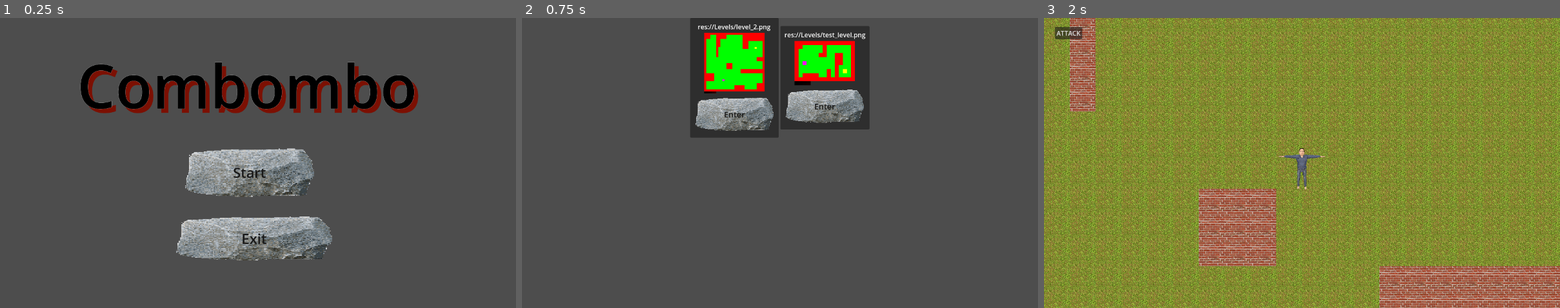
Above: before the commit, frames 1-3 (left to right).
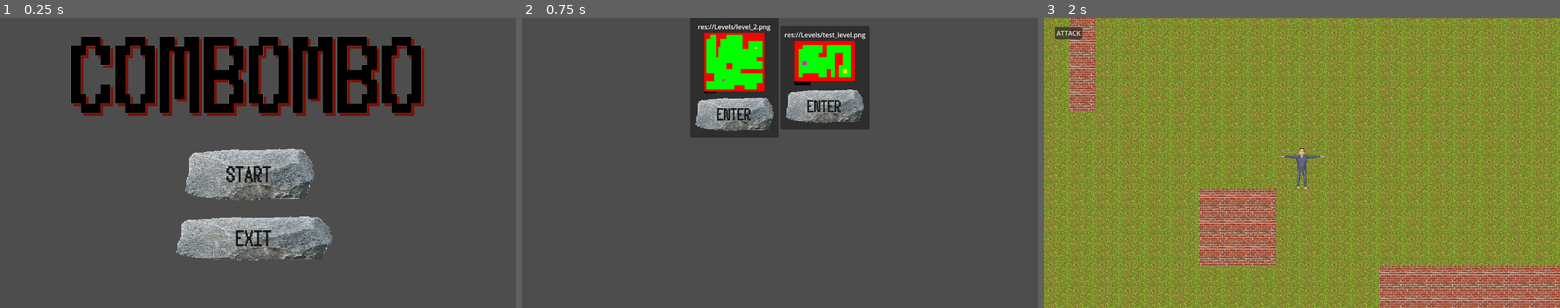
Above: after the commit, the same moments.

Repository: MaxWesterlund/Combombo
Game: Godot game, scene res://Scenes/Menus/Menu.tscn
Two runs of this game, one before a commit and one after it. Both use one fixed random seed, a clock stepped at 60 frames per second and the inputs below.
Inputs (mouse positions are in pixels of both pictures, inside the frame that each line leads up to; where the layout moved, square brackets give the same spot in the first picture):
- Up to frame 1 (0.25 s): no input
- Up to frame 2 (0.75 s): click (769, 174) [769, 171] at 0.5 s
- Up to frame 3 (2 s): click (1255, 113) at 1.27 s

The runs differ from the first frame. In frame 1, 15% of the frame differs, in the area x 13-83%, y 6-79%; in frame 2, 0.3%; in frame 3, nothing differs.

Commit message:
font

Diff:
--- a/Scenes/Menus/Button.tscn
+++ b/Scenes/Menus/Button.tscn
@@ -1,8 +1,9 @@
-[gd_scene load_steps=4 format=3 uid="uid://6ejmjpdq8ddv"]
+[gd_scene load_steps=5 format=3 uid="uid://6ejmjpdq8ddv"]
 
 [ext_resource type="Texture2D" uid="uid://d4qpqdxl6wyq" path="res://Sprites/button.png" id="1_k7cyy"]
 [ext_resource type="Texture2D" uid="uid://bhxx0qcilv4pf" path="res://Sprites/button_pressed.png" id="2_r7nyh"]
 [ext_resource type="Texture2D" uid="uid://c4htluor4srqk" path="res://Sprites/button_hover.png" id="3_lhiuh"]
+[ext_resource type="FontFile" uid="uid://ucbily7xel7e" path="res://Fonts/5Recieptprint.ttf" id="4_widl1"]
 
 [node name="Button" type="MarginContainer"]
 offset_right = 128.0
@@ -18,7 +19,8 @@
 [node name="Label" type="Label" parent="."]
 layout_mode = 2
 theme_override_colors/font_color = Color(0.0941176, 0.0941176, 0.0941176, 1)
-theme_override_font_sizes/font_size = 35
+theme_override_fonts/font = ExtResource("4_widl1")
+theme_override_font_sizes/font_size = 20
 text = "Button"
 horizontal_alignment = 1
 vertical_alignment = 1
--- a/Scenes/Menus/Menu.tscn
+++ b/Scenes/Menus/Menu.tscn
@@ -1,8 +1,9 @@
-[gd_scene load_steps=4 format=3 uid="uid://bqp2e6mm7tpot"]
+[gd_scene load_steps=5 format=3 uid="uid://bqp2e6mm7tpot"]
 
 [ext_resource type="Script" path="res://Scenes/Menus/menu.gd" id="1_bk30g"]
-[ext_resource type="PackedScene" uid="uid://6ejmjpdq8ddv" path="res://Scenes/Menus/button.tscn" id="1_dlj25"]
+[ext_resource type="PackedScene" uid="uid://6ejmjpdq8ddv" path="res://Scenes/Menus/Button.tscn" id="1_dlj25"]
 [ext_resource type="AudioStream" uid="uid://ch7baxq5e3mxx" path="res://Sound/song.mp3" id="3_gc3xv"]
+[ext_resource type="FontFile" uid="uid://ucbily7xel7e" path="res://Fonts/5Recieptprint.ttf" id="3_i1ot3"]
 
 [node name="Menu" type="Control"]
 layout_mode = 3
@@ -18,7 +19,7 @@
 offset_left = 454.0
 offset_top = 314.0
 offset_right = 784.0
-offset_bottom = 454.0
+offset_bottom = 463.0
 
 [node name="Label" parent="Button" index="1"]
 text = "Start
@@ -37,16 +38,18 @@
 
 [node name="Label" type="Label" parent="."]
 layout_mode = 0
-offset_left = 191.0
-offset_top = 64.0
-offset_right = 1034.0
-offset_bottom = 269.0
+offset_left = 176.0
+offset_top = 46.0
+offset_right = 1528.0
+offset_bottom = 346.0
+scale = Vector2(0.653028, 0.634692)
 theme_override_colors/font_color = Color(0, 0, 0, 1)
 theme_override_colors/font_shadow_color = Color(0.486275, 0.0627451, 0.0117647, 1)
 theme_override_colors/font_outline_color = Color(1, 1, 1, 1)
 theme_override_constants/shadow_offset_x = 10
 theme_override_constants/shadow_offset_y = 10
 theme_override_constants/outline_size = 1
+theme_override_fonts/font = ExtResource("3_i1ot3")
 theme_override_font_sizes/font_size = 150
 text = "Combombo"
 
--- a/Scenes/Menus/level_panel.tscn
+++ b/Scenes/Menus/level_panel.tscn
@@ -1,7 +1,7 @@
 [gd_scene load_steps=3 format=3 uid="uid://h738xaal2s1x"]
 
 [ext_resource type="Script" path="res://Scenes/Menus/level_panel.gd" id="1_niiny"]
-[ext_resource type="PackedScene" uid="uid://6ejmjpdq8ddv" path="res://Scenes/Menus/button.tscn" id="1_wr3ko"]
+[ext_resource type="PackedScene" uid="uid://6ejmjpdq8ddv" path="res://Scenes/Menus/Button.tscn" id="1_wr3ko"]
 
 [node name="LevelPanel" type="PanelContainer"]
 offset_right = 89.0
@@ -43,7 +43,7 @@
 size_flags_vertical = 4
 
 [node name="Label" parent="MarginContainer/CenterContainer/GridContainer/Button" index="1"]
-theme_override_font_sizes/font_size = 20
+theme_override_font_sizes/font_size = 15
 text = "Enter
 "
 
Binary file added: Fonts/5Recieptprint.ttf
Not shown, added: Fonts/5Recieptprint.ttf.import
